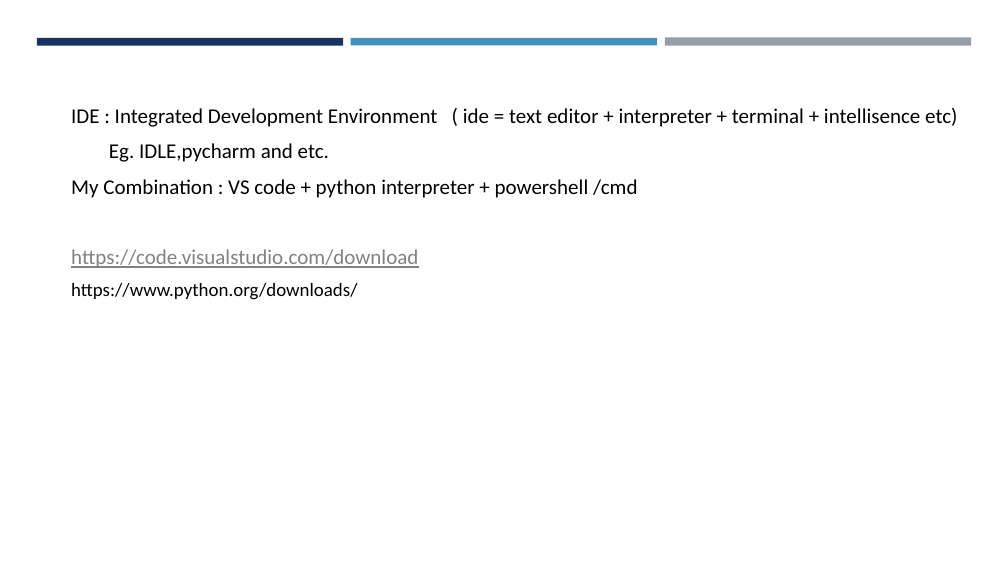
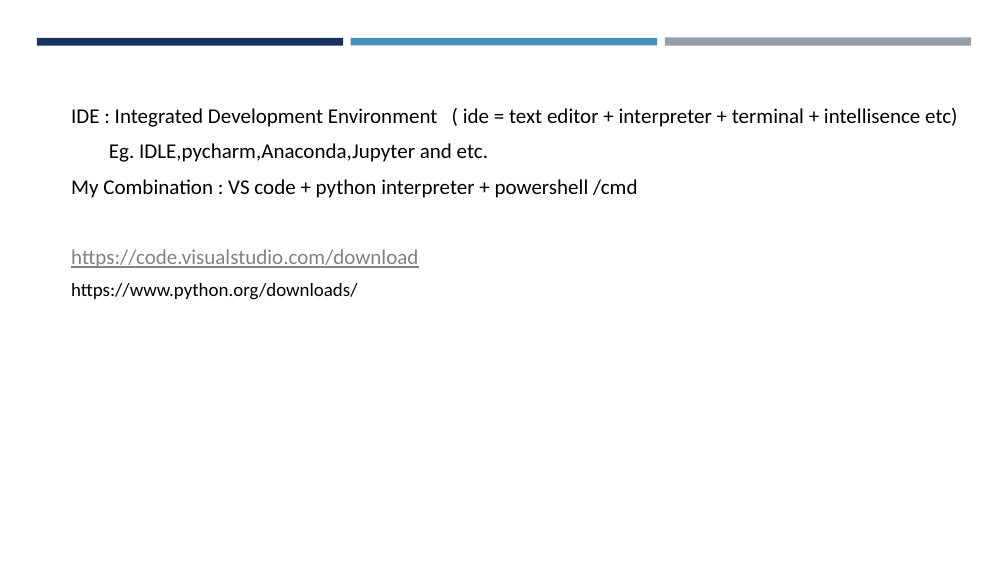
Before and after one commit to amantiwari8861/Python-Tutorial, a slide deck: slide 12 of 01 intro_to_python/Python.pptx. Drawn at 1008x567 pixels with LibreOffice and Linux fonts; fonts in the diff are those of the drawing. Boxes give left, top, right and bottom in pixels: in the first picture for what was removed or moved away, otherwise in the second. Text is boxed around its words. In the diff, an @@ line names an element or a change of style, - is before the commit and + after.

```diff
--- a/01 intro_to_python/Python.pptx
+++ b/01 intro_to_python/Python.pptx
@@ text at [109, 143, 488, 162]: text changed @@
-Eg. IDLE,pycharm and etc.
+Eg. IDLE,pycharm,Anaconda,Jupyter and etc.
```
Also in this commit, not shown: 1 other slide changed, 6 other files.
